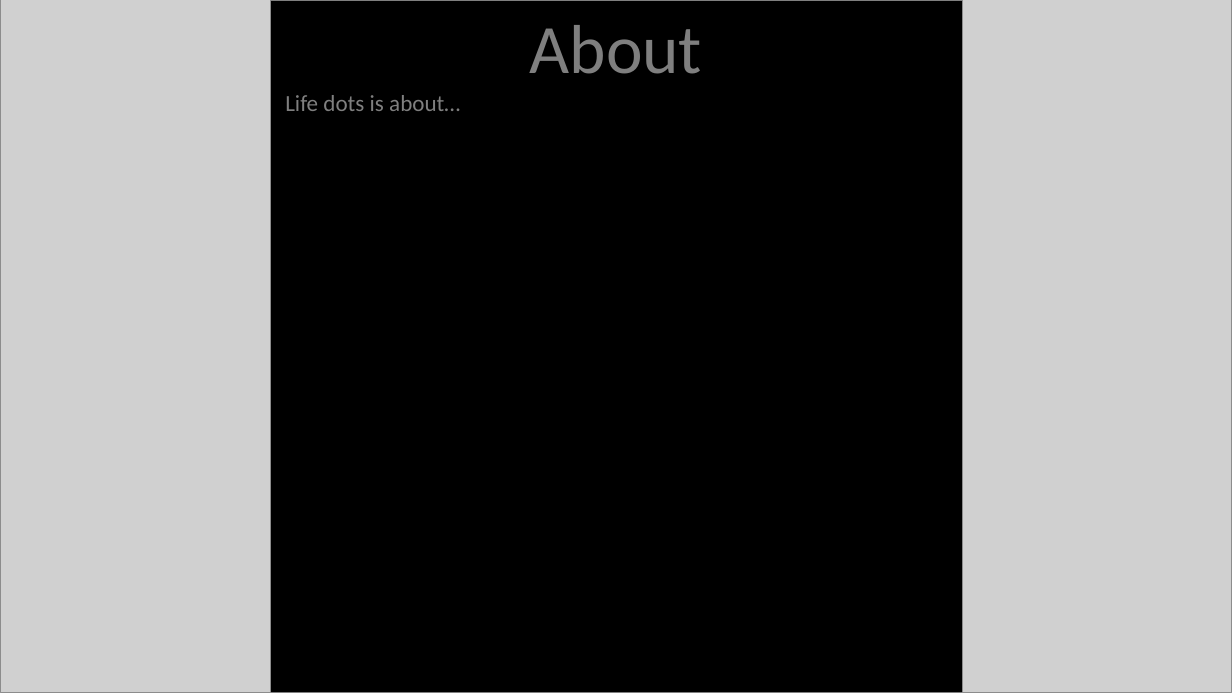
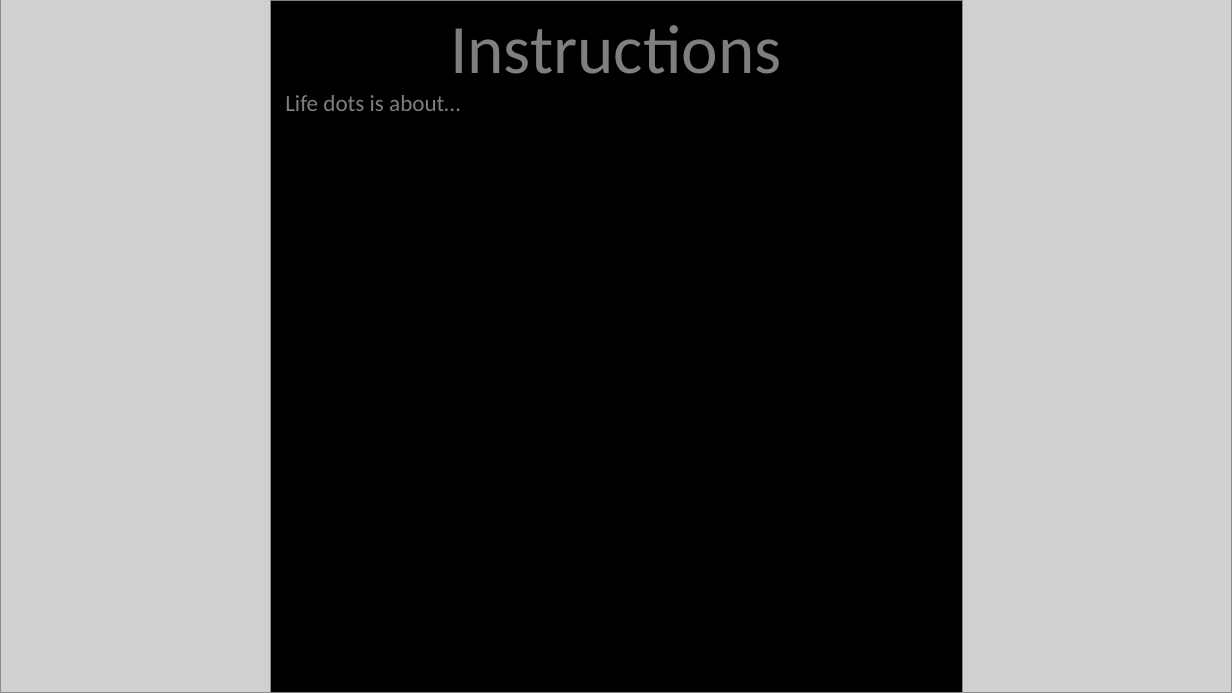
Before and after one commit to ethanprihar/LifeDots, a slide deck: slide 2 of LifeDots.pptx. Drawn at 1232x693 pixels with LibreOffice and Linux fonts; fonts in the diff are those of the drawing; grey boxes stand for pictures. Boxes give left, top, right and bottom in pixels: in the first picture for what was removed or moved away, otherwise in the second. Text is boxed around its words. In the diff, an @@ line names an element or a change of style, - is before the commit and + after.

```diff
--- a/LifeDots.pptx
+++ b/LifeDots.pptx
@@ text at (450, 25, 782, 74): text changed @@
-About
+Instructions
```
Also in this commit, not shown: 1 other slide changed, 6 slides added, 2 slides removed, 1 other file.
